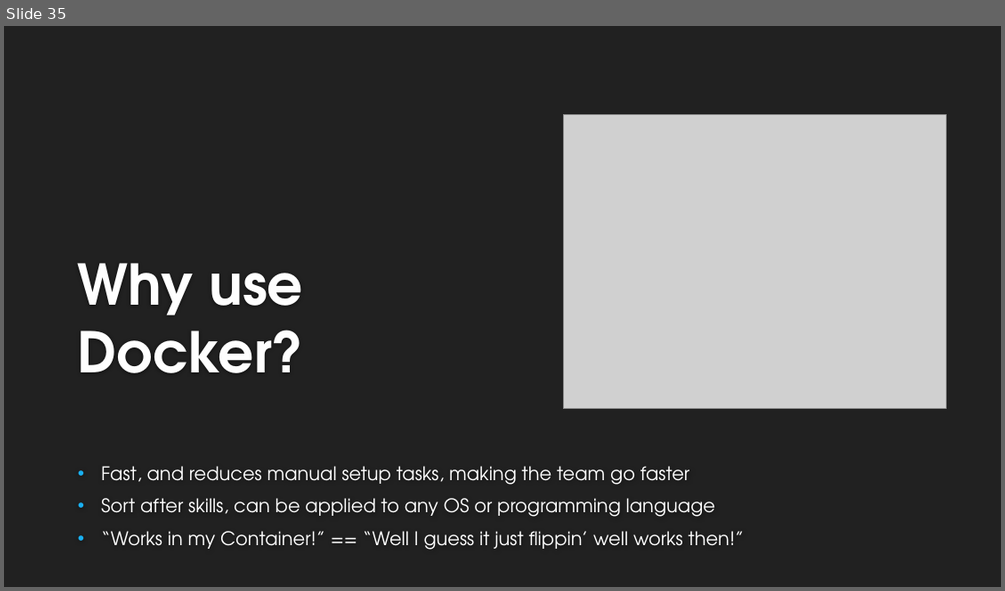
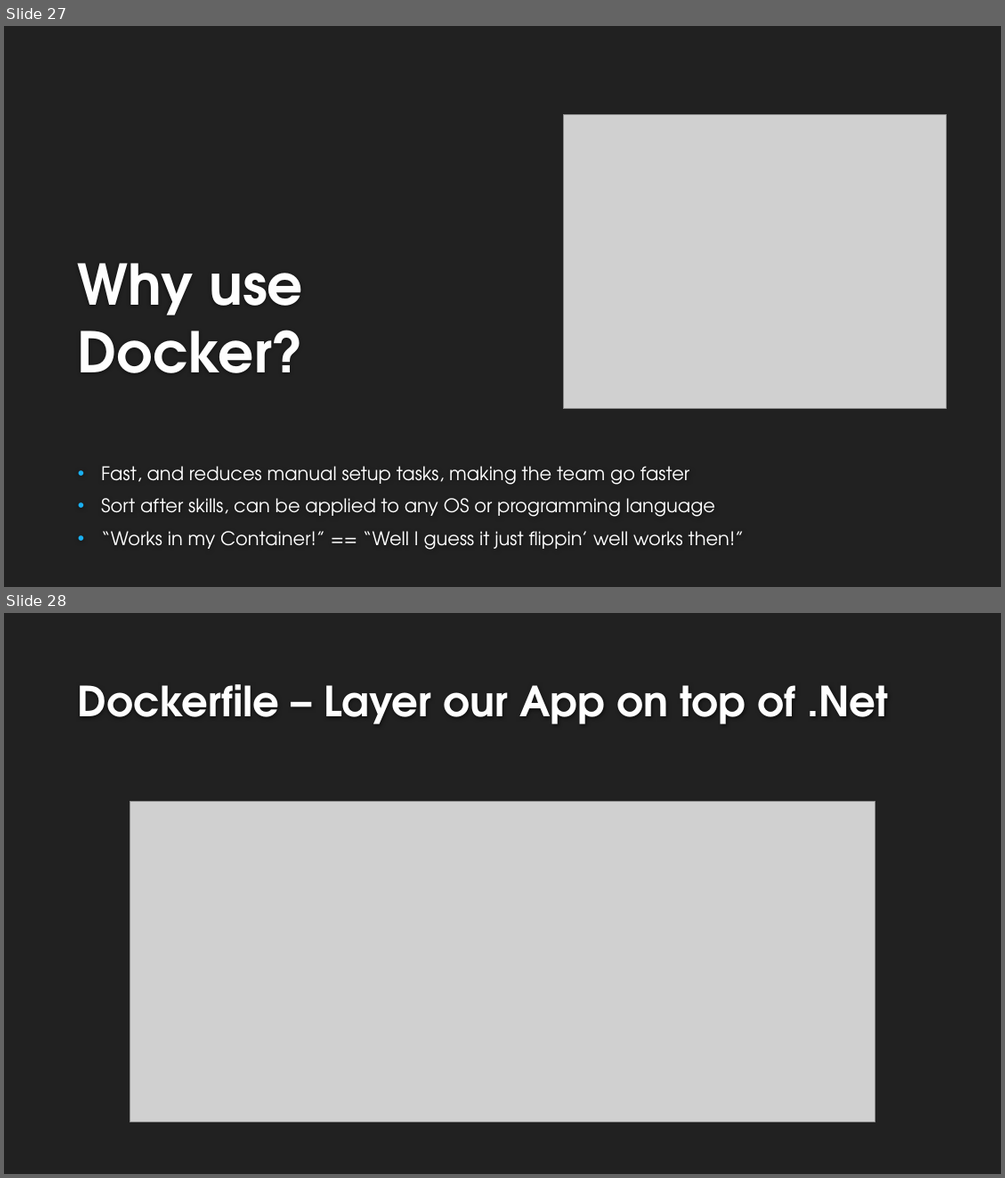
Before and after one commit to dcook-net/DockerisingDotNetAppsTalk, a slide deck: Dockerising .Net Applications v2.pptx. Shown one above the other, each under a label of ours: slide 35 before the commit, slides 27 and 28 after it. The pictures are 1005x591 and 1005x1178 pixels, drawn with LibreOffice and Linux fonts; fonts in the diff are those of the drawing; grey boxes stand for pictures; background and template pictures are left out. Boxes give left, top, right and bottom in pixels: in the first picture for what was removed or moved away, otherwise in the second. Text is boxed around its words. In the diff, an @@ line names an element or a change of style, - is before the commit and + after.

```diff
--- a/Dockerising .Net Applications v2.pptx
+++ b/Dockerising .Net Applications v2.pptx
@@ slide 28 added at <box>4,613,1001,1174</box>, background #212121 @@
@@ title added at <box>78,684,888,724</box>, 40 pt, text #FEFEFE, bold @@
+Dockerfile – Layer our App on top of .Net
@@ picture added at <box>129,802,875,1121</box> @@
@@ what was slide 35 is now slide 27 @@
```
Also in this commit, not shown: 3 slides changed, 8 other slides added, 13 slides removed, 16 other files.
